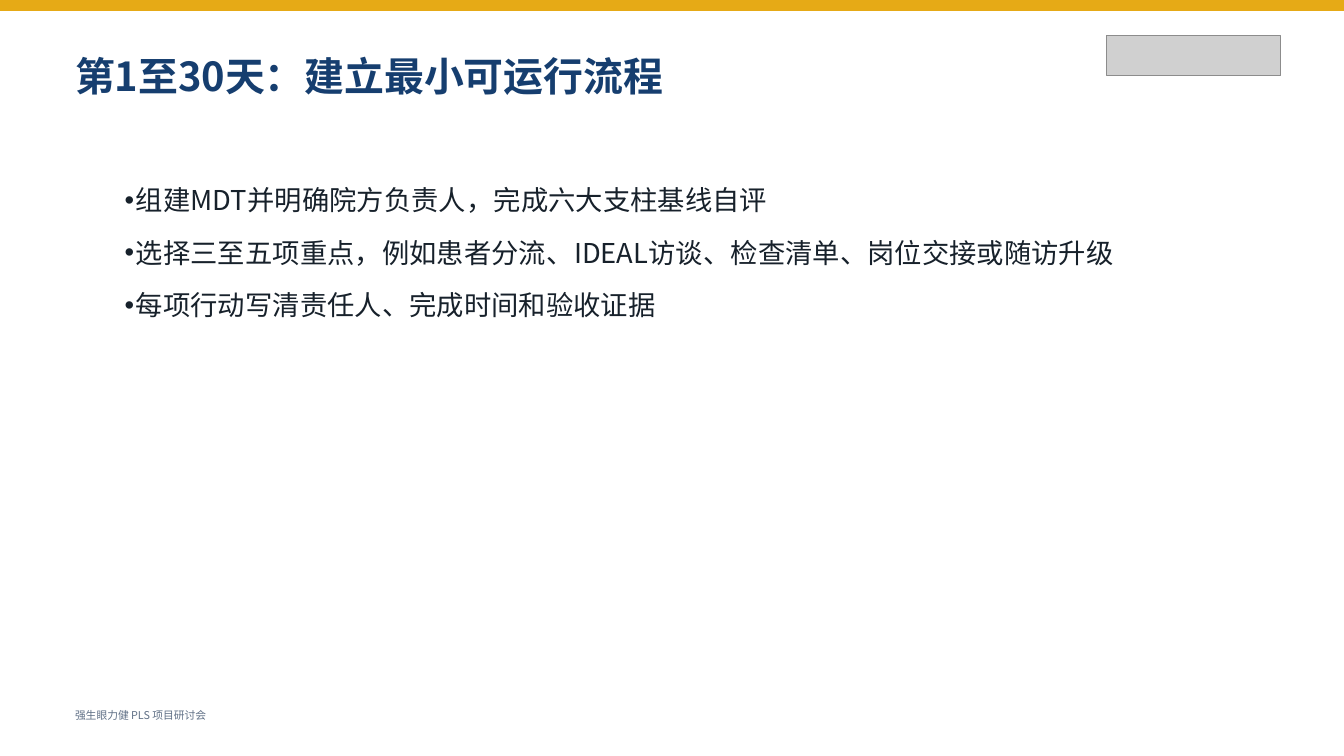
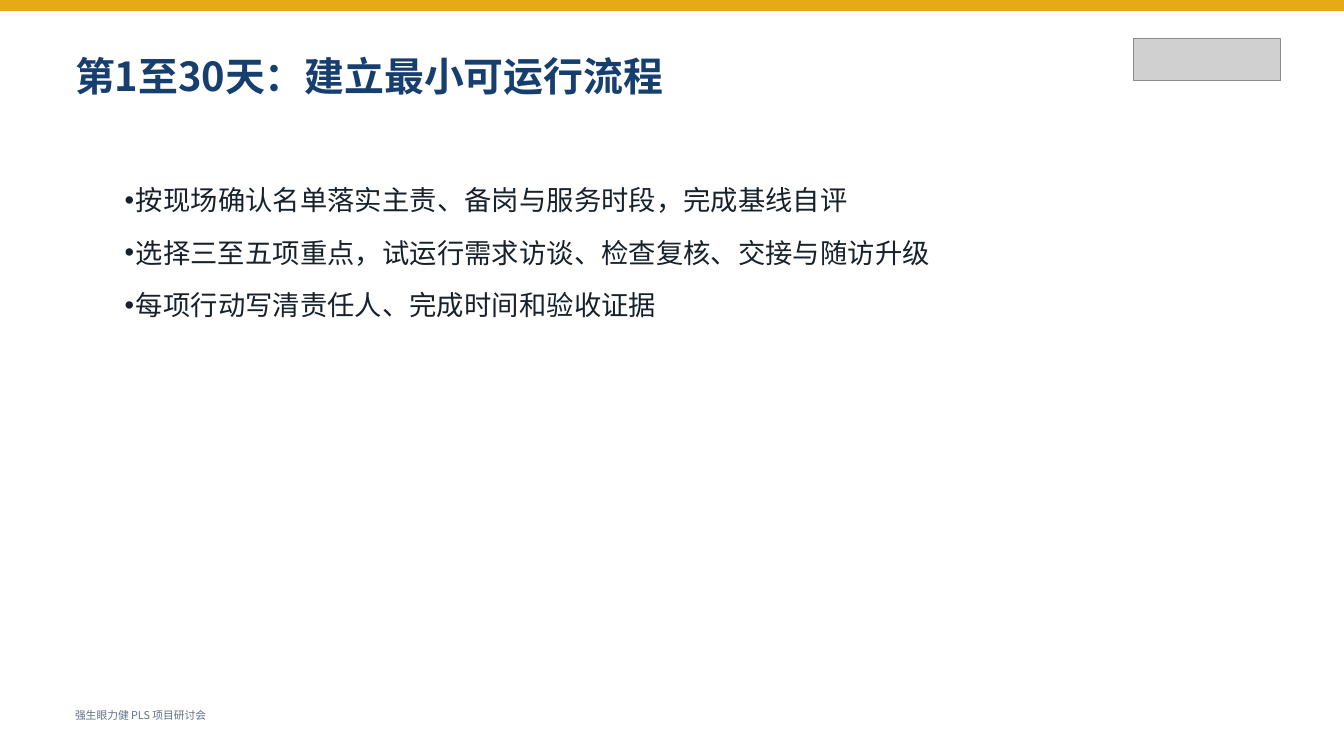
Before and after one commit to happyaipinghe-amo/digital-pls, a slide deck: slide 14 of downloads/强生眼力健_Digital_PLS院方研讨会30分钟介绍PPT.pptx (slide 13 before the commit). Drawn at 1344x756 pixels with LibreOffice and Linux fonts; fonts in the diff are those of the drawing; grey boxes stand for pictures. Boxes give left, top, right and bottom in pixels: in the first picture for what was removed or moved away, otherwise in the second. Text is boxed around its words. In the diff, an @@ line names an element or a change of style, - is before the commit and + after.

```diff
--- a/downloads/强生眼力健_Digital_PLS院方研讨会30分钟介绍PPT.pptx
+++ b/downloads/强生眼力健_Digital_PLS院方研讨会30分钟介绍PPT.pptx
@@ picture: place and size @@
-picture at [1107,35,1281,76]
+picture at [1134,39,1281,82]
@@ text at [136,187,930,266]: text changed @@
-• 组建MDT并明确院方负责人，完成六大支柱基线自评
-• 选择三至五项重点，例如患者分流、IDEAL访谈、检查清单、岗位交接或随访升级
+• 按现场确认名单落实主责、备岗与服务时段，完成基线自评
+• 选择三至五项重点，试运行需求访谈、检查复核、交接与随访升级
```
Also in this commit, not shown: 15 other slides changed, 2 slides added, 24 other files.
